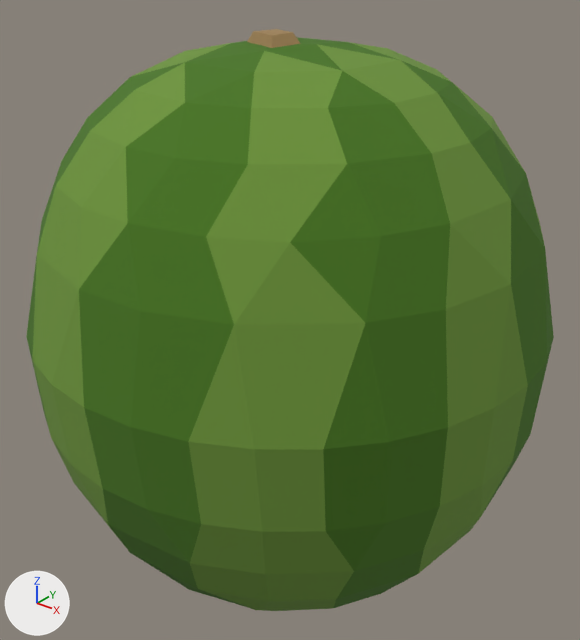
A saved change to the OBJ model models/fruits/watermelon.obj.
Before and after are seen from a camera (50 mm lens) standing at (3.45, -4.29, 2.68) and looking at (-0.01, 0.04, 0.0). The axes (+X, +Y, +Z) are drawn at lower left. The lights are the same throughout. Where no turn or scale is listed for an object, it has been applied to the vertices.

Before the edit, the objects in view are built like this:
```python
mat_watermelon = principled_material('watermelon')
mat_watermelon.base_color = (0.0625, 0.179, 0.0107)  # dark green #47751b
mat_watermelon.roughness = 1.0
me_watermelon = bpy.data.meshes.new('watermelon')
me_watermelon.from_pydata(...)  # 240 vertices, 333 faces; spans x -1.91..1.9, y -1.88..1.93, z -2.17..2.1
# faces by material slot: [159, 164, 10]
me_watermelon.materials.append(mat_watermelon)  # dark green #47751b
me_watermelon.materials.append(mat_watermelon2)  # green #6d9439
me_watermelon.materials.append(mat_watermelon3)  # brown #9f8255
ob_watermelon = bpy.data.objects.new('watermelon', me_watermelon)
ob_watermelon.location = (0.0, 0.0, 0.0)
```
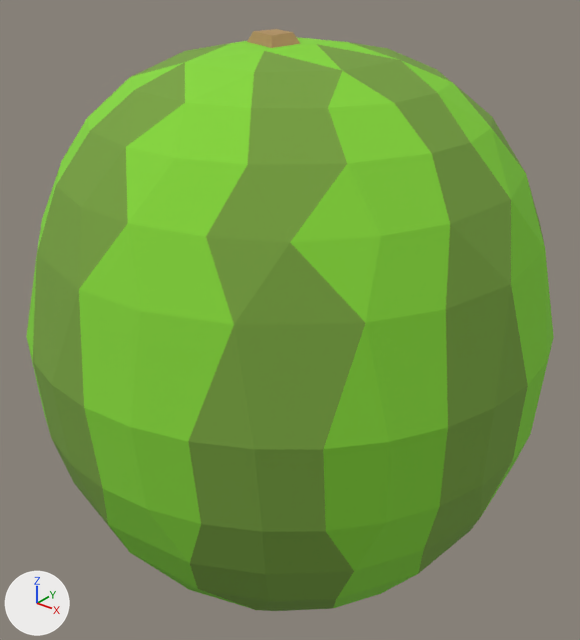
The newer file is also turned or shifted as a whole; pictures and numbers use the older file's frame.

Pixel boxes [x1, y1, x2, y2] of what changed, in the pictures (580 x 640 px):
'watermelon', recoloured
    both: [26, 29, 554, 609]

Patch to the scene script:
```diff
--- a/models/fruits/watermelon.obj.py
+++ b/models/fruits/watermelon.obj.py
@@ mat_watermelon @@
 mat_watermelon = principled_material('watermelon')
-mat_watermelon.base_color = (0.0625, 0.179, 0.0107)  # dark green #47751b
+mat_watermelon.base_color = (0.239, 0.684, 0.041)  # green #86d839
 mat_watermelon.roughness = 1.0
```
